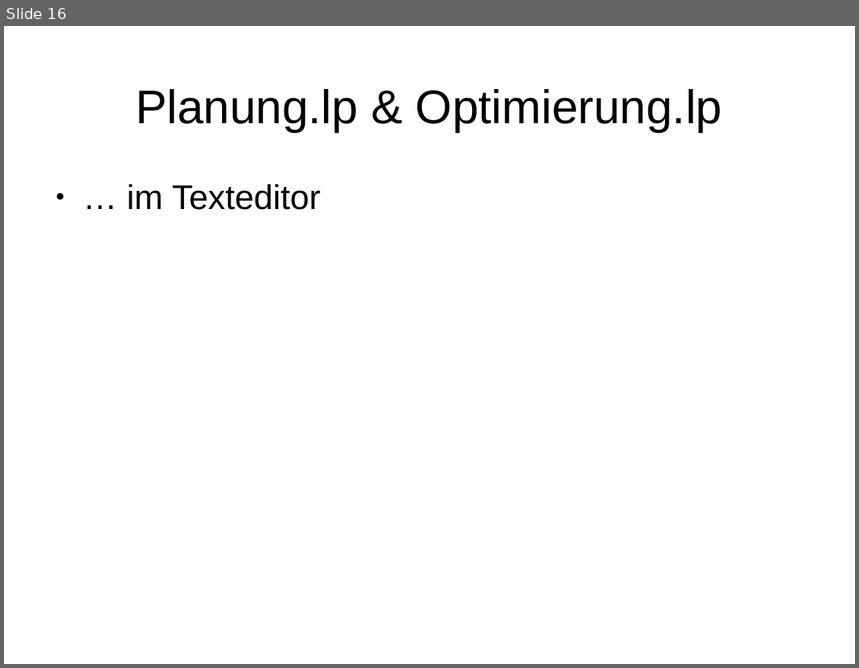
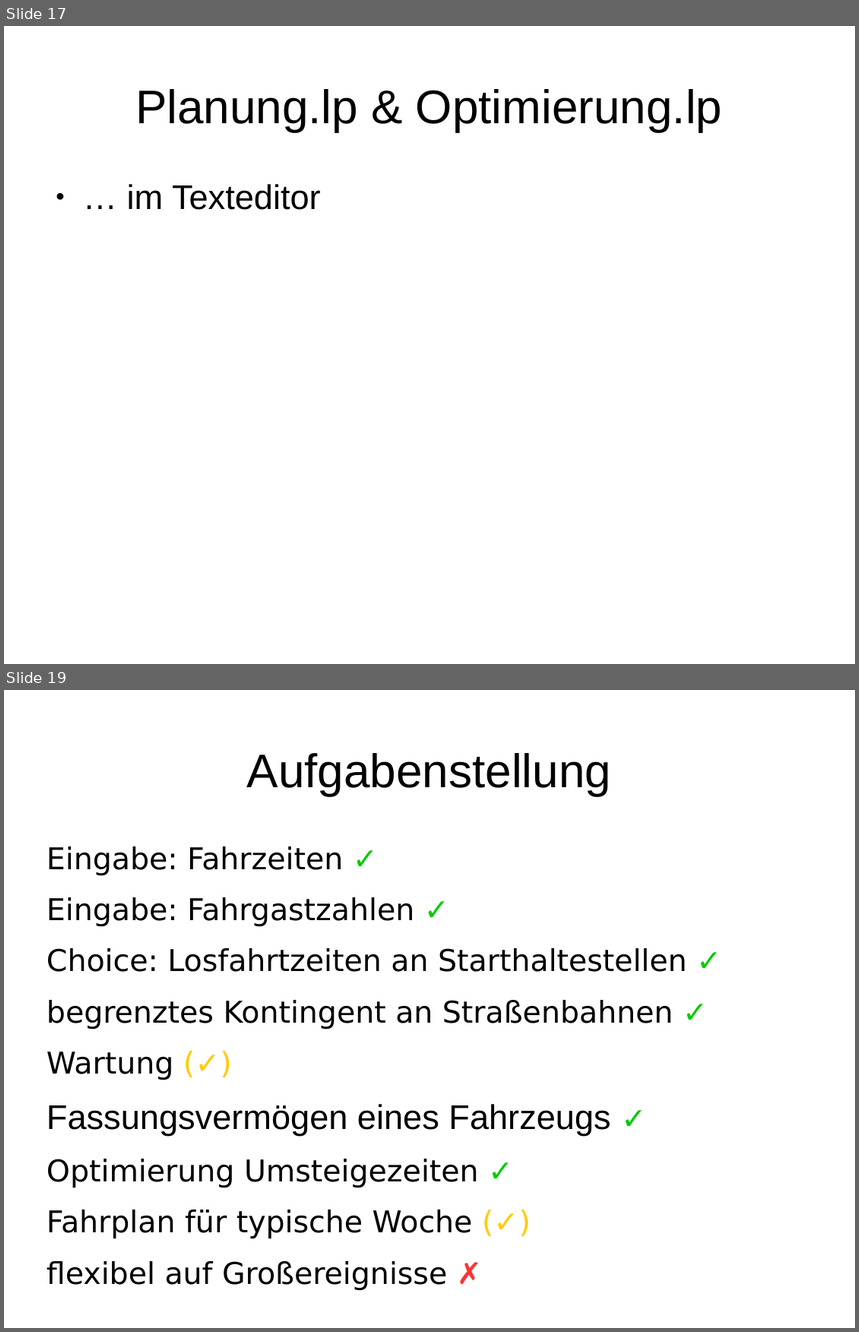
Before and after one commit to alkern/FahrplanASP, a slide deck: docs/presentation.odp. Shown one above the other, each under a label of ours: slide 16 before the commit, slides 17 and 19 after it; the slides between them are not shown. The pictures are 859x668 and 859x1332 pixels, drawn with LibreOffice and Linux fonts; fonts in the diff are those of the drawing. Boxes give left, top, right and bottom in pixels: in the first picture for what was removed or moved away, otherwise in the second. Text is boxed around its words. In the diff, an @@ line names an element or a change of style, - is before the commit and + after.

```diff
--- a/docs/presentation.odp
+++ b/docs/presentation.odp
@@ slide 19 added at [4, 690, 855, 1328], background #FFFFFF @@
@@ title added at [247, 753, 611, 796], 44 pt, text #000000 @@
+Aufgabenstellung
@@ text added at [47, 847, 687, 1291], 28 pt, text #000000 @@
+Eingabe: Fahrzeiten ✓
+Eingabe: Fahrgastzahlen ✓
+Choice: Losfahrtzeiten an Starthaltestellen ✓
+begrenztes Kontingent an Straßenbahnen ✓
+Wartung (✓)
+Fassungsvermögen eines Fahrzeugs ✓
+Optimierung Umsteigezeiten ✓
+Fahrplan für typische Woche (✓)
+flexibel auf Großereignisse ✗
@@ what was slide 16 is now slide 17 @@
```
Also in this commit, not shown: 1 slide changed, 3 other slides added.
